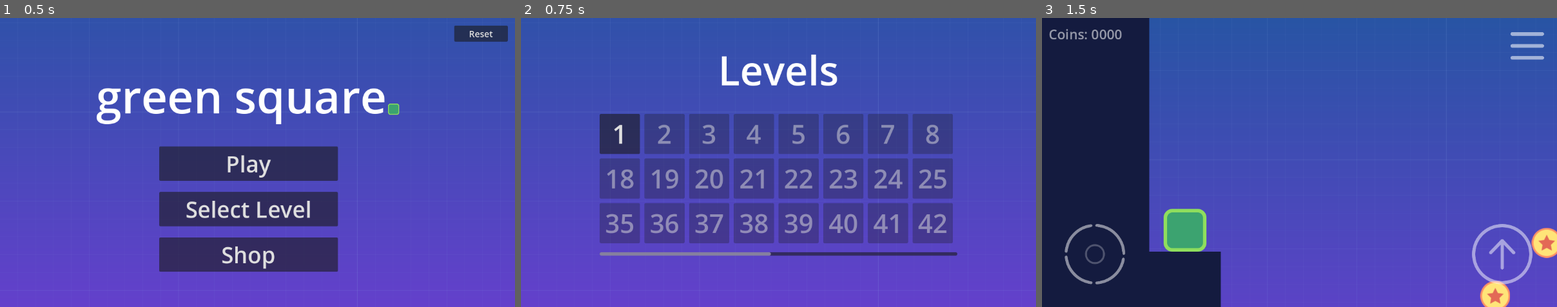
Above: before the commit, frames 1-3 (left to right).
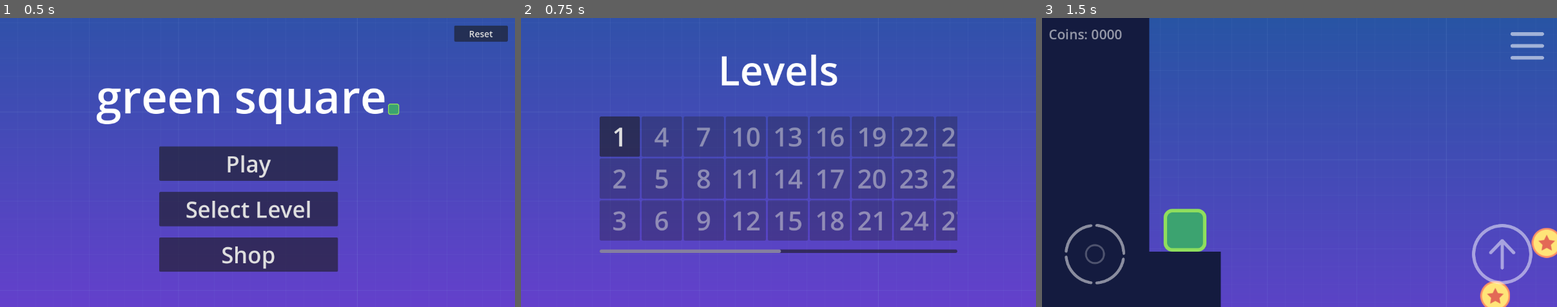
Above: after the commit, the same moments.

Repository: Aoshua/Geometric-2D-Platformer
Game: Godot game, scene res://src/ui/menus/main_menu.tscn
Same seed, same stepped clock (60 frames per second), same inputs: the game is played once before the commit and once after it. Sound files missing from this copy of the repository are replaced by a short silence.
Inputs:
- Up to frame 1 (0.5 s): no input
- Up to frame 2 (0.75 s): click "Select Level" at 0.5 s
- Up to frame 3 (1.5 s): click "1" at 1.25 s

Frame 1 is identical in both runs. In frame 2, 12% of the frame differs, in the area x 15-85%, y 33-83%; in frame 3, nothing differs.

Commit message:
#19 better level select

Diff:
--- a/src/ui/menus/level_select.gd
+++ b/src/ui/menus/level_select.gd
@@ -3,10 +3,10 @@
 var levels_path = "res://src/levels"
 var total_levels = 50 # Actual value is 7
 var rows = 3
+var columns_needed = int(ceil(float(total_levels) / rows))
 
 @onready var level_button_scene = preload("res://src/ui/level_button.tscn")
 @onready var scroll_container: ScrollContainer
-@onready var grid_container: GridContainer
 
 func _ready():
 	setup_scroll_container()
@@ -16,26 +16,24 @@
 
 func setup_scroll_container():
 	scroll_container = %ScrollContainer
-	grid_container = %GridContainer
-	grid_container.offset_bottom = 50.0
 
 	# Configure ScrollContainer
 	scroll_container.horizontal_scroll_mode = ScrollContainer.SCROLL_MODE_AUTO
 	scroll_container.vertical_scroll_mode = ScrollContainer.SCROLL_MODE_DISABLED
 	scroll_container.follow_focus = true
 
-	# Configure GridContainer for horizontal layout
-	var columns_needed = int(ceil(float(total_levels) / rows))
-	grid_container.columns = columns_needed
 
 func populate_grid():
 	# Clear existing buttons
-	for child in grid_container.get_children():
-		grid_container.remove_child(child)
+	var children = %HBoxContainer.get_children()
+	for child in children:
+		%HBoxContainer.remove_child(child)
 		child.queue_free()
 
-	# Create buttons in column-major order (down first, then right)
-	for col in range(int(ceil(float(total_levels) / rows))):
+	for col in range(columns_needed):
+		var vBox = VBoxContainer.new()
+		%HBoxContainer.add_child(vBox)
+
 		for row in range(rows):
 			var level_index = col * rows + row
 
@@ -43,7 +41,7 @@
 				# Add empty control to maintain grid structure
 				var empty_control = Control.new()
 				empty_control.custom_minimum_size = Vector2(80, 80)  # Match button size
-				grid_container.add_child(empty_control)
+				vBox.add_child(empty_control)
 				continue
 
 			var level_button = level_button_scene.instantiate()
@@ -54,21 +52,34 @@
 			else:
 				level_button.set_level(level_index + 1, false)  # Locked
 
-			grid_container.add_child(level_button)
+			vBox.add_child(level_button)
+
 
 func scroll_to_current_level():
 	if Global.unlocked_levels > 0:
-		var current_level = Global.unlocked_levels - 1
-		var column = int(current_level / rows)
+			var current_level = Global.unlocked_levels
+			var column = int(current_level / rows)
 
-		# Calculate the approximate scroll position
-		# This assumes uniform button widths - adjust as needed
-		var button_width = 80  # Adjust to match your button size
-		var spacing = grid_container.get_theme_constant("h_separation")
-		var target_scroll = column * (button_width + spacing)
+			# Get the VBoxContainer for the current level's column
+			var hbox = %HBoxContainer
+			var vbox_containers = hbox.get_children()
 
-		# Ensure we don't scroll past the end
-		var max_scroll = scroll_container.get_h_scroll_bar().max_value
-		target_scroll = min(target_scroll, max_scroll)
+			if column < vbox_containers.size():
+				var target_vbox = vbox_containers[column]
 
-		scroll_container.scroll_horizontal = target_scroll
+				# Calculate the horizontal position to scroll to
+				var target_position = target_vbox.global_position.x - hbox.global_position.x
+
+				# Get the scroll container's viewport width
+				var viewport_width = scroll_container.get_viewport_rect().size.x
+				var vbox_width = target_vbox.size.x
+
+				# Center the target column in the viewport
+				var scroll_position = target_position - (viewport_width / 2) + (vbox_width / 2)
+
+				# Clamp to valid scroll range
+				scroll_position = max(0, scroll_position)
+				scroll_position = min(scroll_position, scroll_container.get_h_scroll_bar().max_value)
+
+				# Set the scroll position
+				scroll_container.scroll_horizontal = int(scroll_position)
--- a/src/ui/menus/level_select.tscn
+++ b/src/ui/menus/level_select.tscn
@@ -76,11 +76,6 @@
 layout_mode = 2
 theme_override_constants/margin_bottom = 20
 
-[node name="GridContainer" type="GridContainer" parent="Control/ScrollContainer/MarginContainer"]
+[node name="HBoxContainer" type="HBoxContainer" parent="Control/ScrollContainer/MarginContainer"]
 unique_name_in_owner = true
 layout_mode = 2
-size_flags_horizontal = 0
-size_flags_vertical = 4
-theme_override_constants/h_separation = 10
-theme_override_constants/v_separation = 10
-columns = 7
